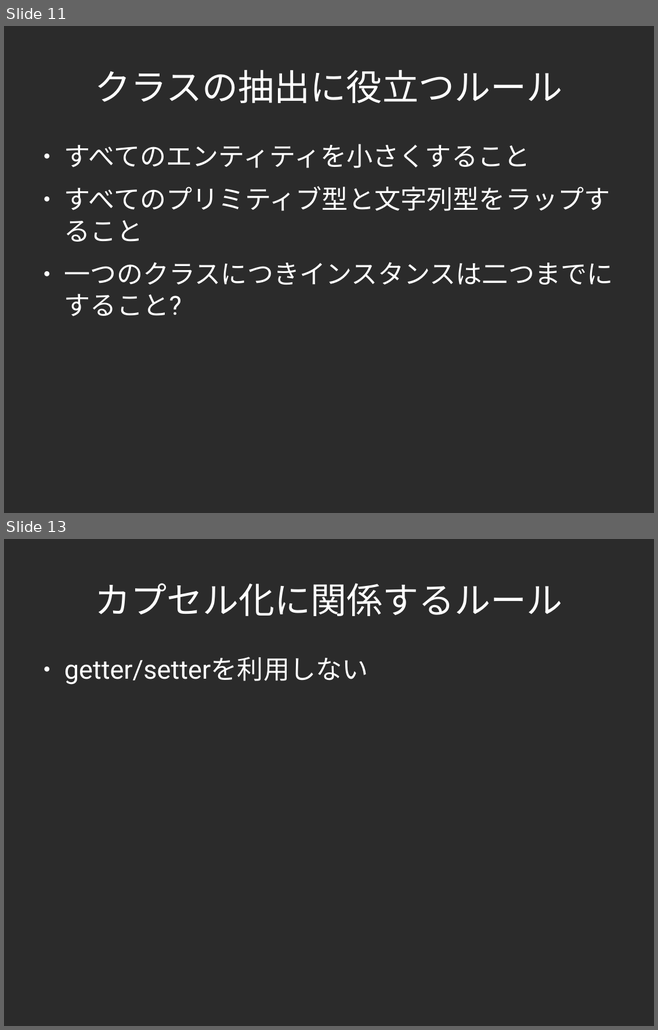
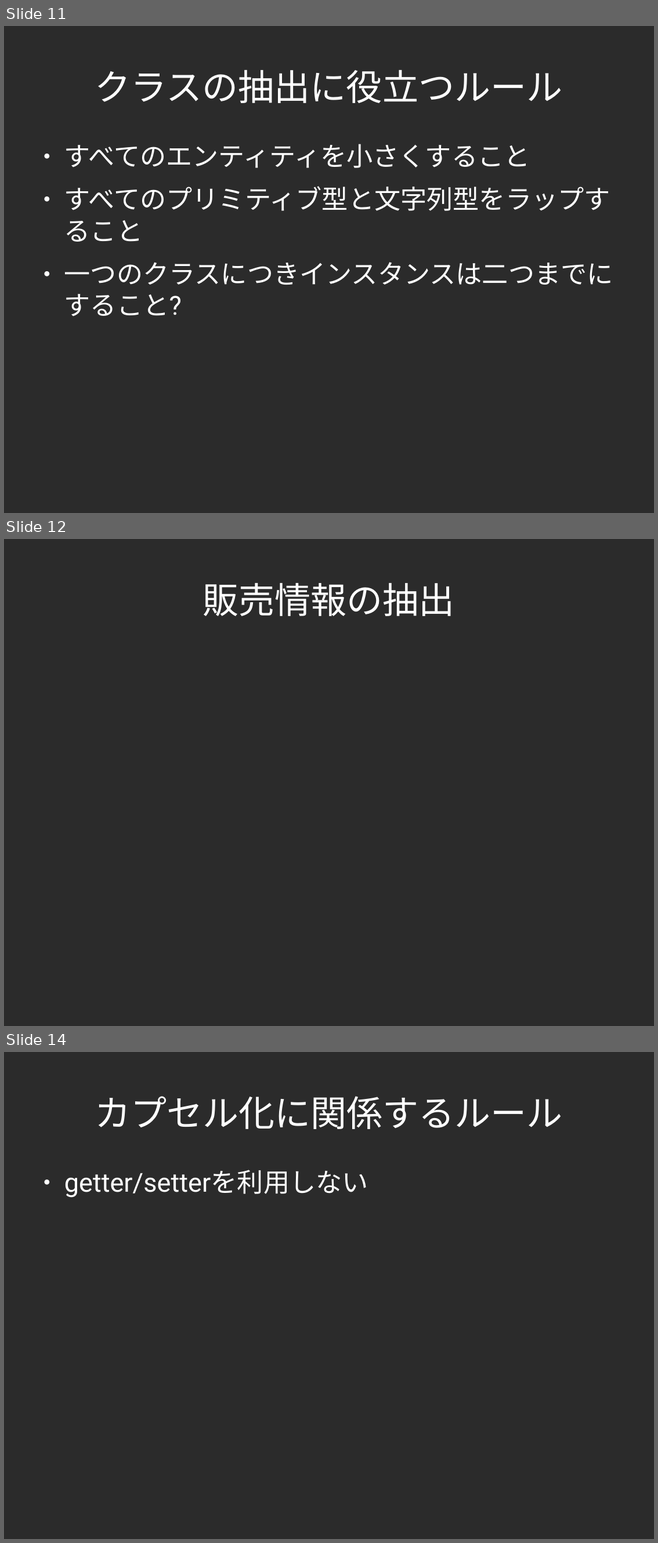
Before and after one commit to yojik/yojik-lib, a slide deck: 2009devsumi/oo_exercise/doc/devsum.odp. Shown one above the other, each under a label of ours: slides 11 and 13 before the commit, slides 11, 12 and 14 after it; the slides between them are not shown. The pictures are 658x1030 and 658x1543 pixels, drawn with LibreOffice and Linux fonts; fonts in the diff are those of the drawing; background and template pictures are left out; a plain dark background stands for a picture behind light text. Boxes give left, top, right and bottom in pixels: in the first picture for what was removed or moved away, otherwise in the second. Text is boxed around its words. In the diff, an @@ line names an element or a change of style, - is before the commit and + after.

```diff
--- a/2009devsumi/oo_exercise/doc/devsum.odp
+++ b/2009devsumi/oo_exercise/doc/devsum.odp
@@ slide 12 added at box(4, 539, 654, 1026), background picture (left out) @@
@@ title added at box(202, 583, 455, 616), 44 pt, text #FFFFFF @@
+販売情報の抽出
@@ what was slide 13 is now slide 14 @@
```
Also in this commit, not shown: 9 slides changed, 7 other slides added, 4 slides removed.
